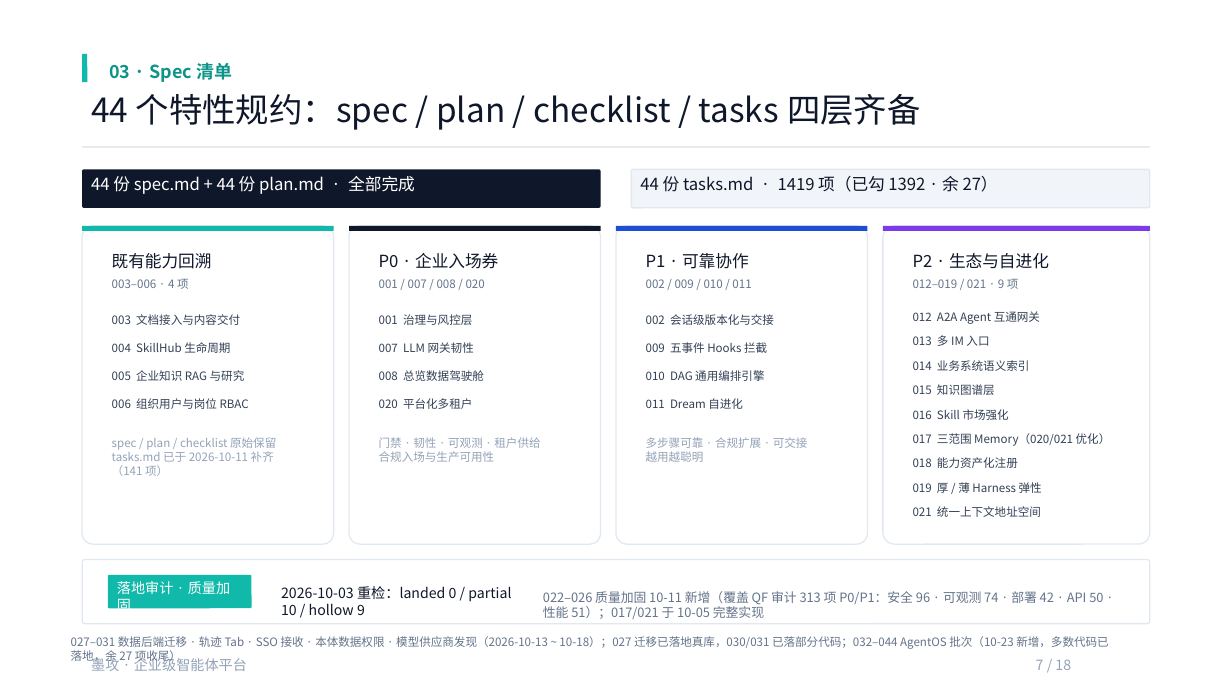
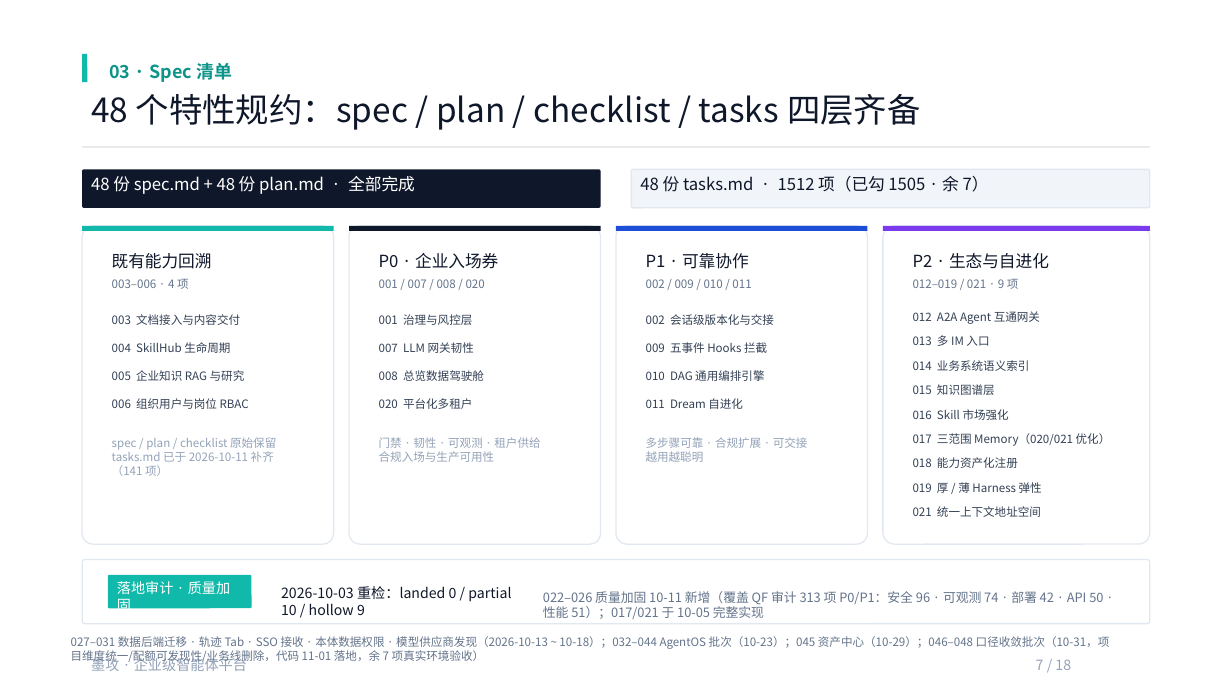
Before and after one commit to cooper2006/mogo, a slide deck: slide 7 of docs/intro-v4.pptx. Drawn at 1232x693 pixels with LibreOffice and Linux fonts; fonts in the diff are those of the drawing. Boxes give left, top, right and bottom in pixels: in the first picture for what was removed or moved away, otherwise in the second. Text is boxed around its words. In the diff, an @@ line names an element or a change of style, - is before the commit and + after.

Commit message:
release: v0.2.6 — 刷新文档与 PPT 到 48 特性口径，版本定版 0.2.6
文档刷新（README 中英 + intro-v4.pptx）：
- specs/ 特性数从 44 → 48，补登 045 资产中心（10-29）与
  046–048 口径收敛批次（10-31，代码 11-01 落地）；
- README 新增「资产中心：045」与「口径收敛批次：046–048」两节；
- intro-v4.pptx 第 1/6/7/12/13 页统计数字刷新：
  · 第 1 页版本/日期 v0.2.5·2026-10-28 → v0.2.6·2026-11-03
  · 第 6/12/13 页「44 特性」→「48 特性」
  · 第 7 页 spec/plan/tasks 计数 44 份/1419 项 → 48 份/1512 项
  · 第 13 页批次清单补登 045/046–048
版本定版 0.2.6：
- CHANGELOG.md：Unreleased 内容收归 v0.2.6（2026-11-03），新增空 Unreleased 节
- 7 处版本来源全部 0.2.5 → 0.2.6：chat/admin pyproject、
  admin-web/user-web package.json、chat/admin/document-parser
  FastAPI(version=)、MCP_CLIENT_VERSION
- 025 三份 OpenAPI 快照 info.version 同步 0.2.6（契约 version 1.0.0 不变）

```diff
--- a/docs/intro-v4.pptx
+++ b/docs/intro-v4.pptx
@@ text at <box>91,94,920,130</box>: text changed @@
-44 个特性规约：spec / plan / checklist / tasks 四层齐备
+48 个特性规约：spec / plan / checklist / tasks 四层齐备
@@ text at <box>91,176,415,194</box>: text changed @@
-44 份 spec.md + 44 份 plan.md · 全部完成
+48 份 spec.md + 48 份 plan.md · 全部完成
@@ text at <box>640,176,989,192</box>: text changed @@
-44 份 tasks.md · 1419 项（已勾 1392 · 余 27）
+48 份 tasks.md · 1512 项（已勾 1505 · 余 7）
@@ text at <box>71,636,1110,664</box>: text changed @@
-027–031 数据后端迁移 · 轨迹 Tab · SSO 接收 · 本体数据权限 · 模型供应商发现（2026-10-13 ~ 10-18）；027 迁移已落地真库，030/031 已落部分代码；032–044 AgentOS 批次（10-23 新增，多数代码已落地，余 27 项收尾）
+027–031 数据后端迁移 · 轨迹 Tab · SSO 接收 · 本体数据权限 · 模型供应商发现（2026-10-13 ~ 10-18）；032–044 AgentOS 批次（10-23）；045 资产中心（10-29）；046–048 口径收敛批次（10-31，项目维度统一/配额可发现性/业务线删除，代码 11-01 落地，余 7 项真实环境验收）
```
Also in this commit, not shown: 4 other slides changed, 14 other files.
